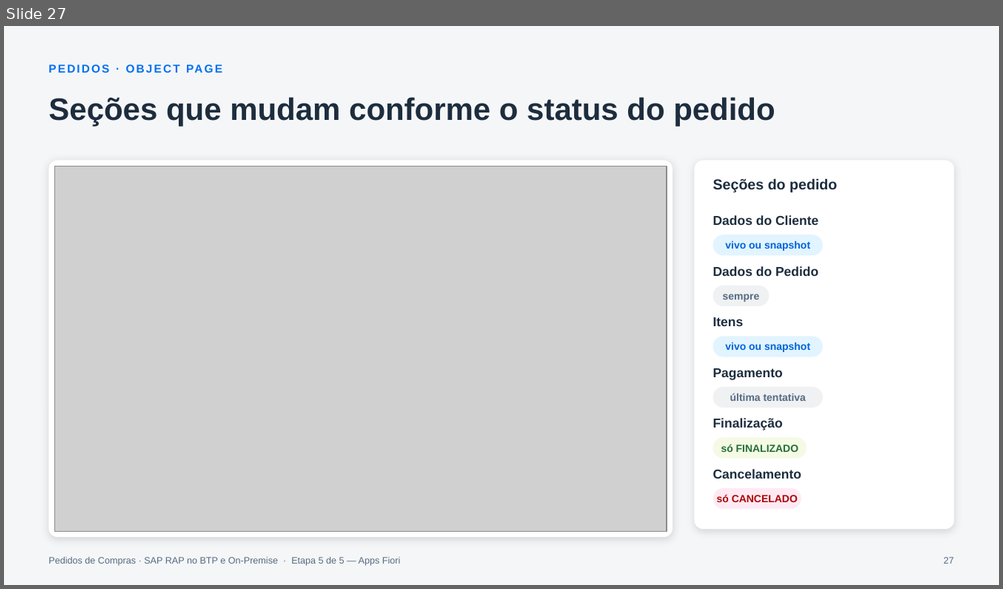
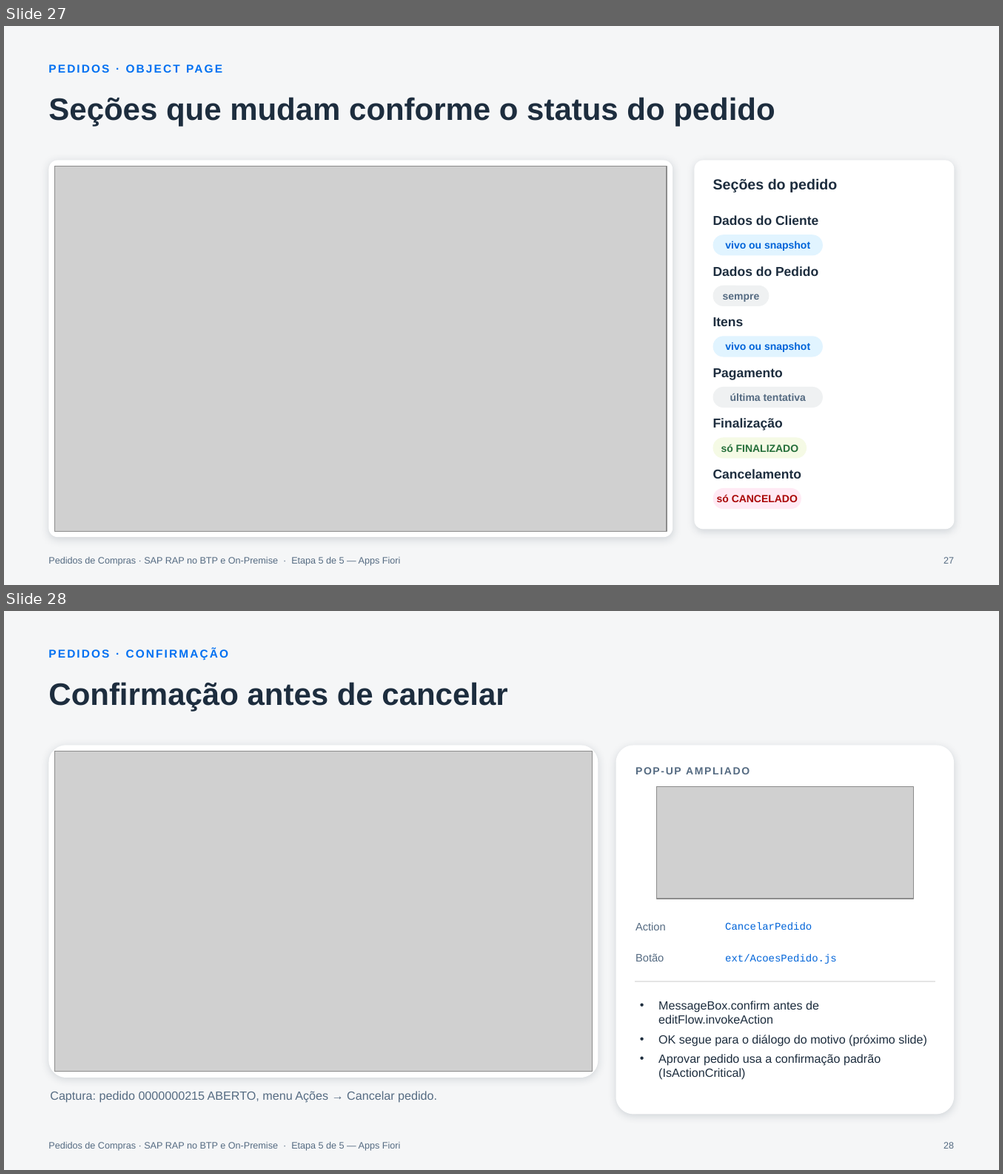
Before and after one commit to AdrianoBispo/sap-abap-rap-pedidos-de-compras-app, a slide deck: docs/apresentacoes/05-apps-fiori.pptx. Shown one above the other, each under a label of ours: slide 27 before the commit, slides 27 and 28 after it. The pictures are 1003x589 and 1003x1174 pixels, drawn with LibreOffice and Linux fonts; fonts in the diff are those of the drawing; grey boxes stand for pictures. Boxes give left, top, right and bottom in pixels: in the first picture for what was removed or moved away, otherwise in the second. Text is boxed around its words. In the diff, an @@ line names an element or a change of style, - is before the commit and + after.

```diff
--- a/docs/apresentacoes/05-apps-fiori.pptx
+++ b/docs/apresentacoes/05-apps-fiori.pptx
@@ slide 28 added at (4,611,999,1170), background #F5F6F7; not listed: 1 template element that a slide beside it also shows @@
@@ text added at (48,649,228,661), 11 pt, text #0070F2, bold @@
+PEDIDOS · CONFIRMAÇÃO
@@ title added at (48,682,507,712), 30 pt, text #1D2D3E, bold @@
+Confirmação antes de cancelar
@@ rounded rectangle added at (48,745,598,1078), fill #FFFFFF @@
@@ picture added at (55,752,592,1072) @@
@@ rounded rectangle added at (616,745,954,1115), fill #FFFFFF @@
@@ text added at (635,767,749,775), 10 pt, text #556B82, bold @@
+POP-UP AMPLIADO
@@ picture added at (656,787,913,899) @@
@@ text added at (635,923,666,931), 10.5 pt, text #556B82 @@
+Action
@@ text added at (725,923,811,930), 10 pt, text #0064D9 @@
+CancelarPedido
@@ text added at (635,954,663,962), 10.5 pt, text #556B82 @@
+Botão
@@ text added at (725,954,836,964), 10 pt, text #0064D9 @@
+ext/AcoesPedido.js
@@ line added from (634, 982) to (935, 982), #E5E5E5 1 pt @@
@@ text added at (658,1001,927,1080), 11.5 pt, text #1D2D3E @@
+• MessageBox.confirm antes de editFlow.invokeAction
+• OK segue para o diálogo do motivo (próximo slide)
+• Aprovar pedido usa a confirmação padrão (IsActionCritical)
@@ text added at (50,1091,437,1103), 11.5 pt, text #556B82 @@
+Captura: pedido 0000000215 ABERTO, menu Ações → Cancelar pedido.
@@ page number added at (943,1142,953,1149), 9 pt, text #556B82 @@
+28
```
Also in this commit, not shown: 6 slides changed, 1 other slide added.
